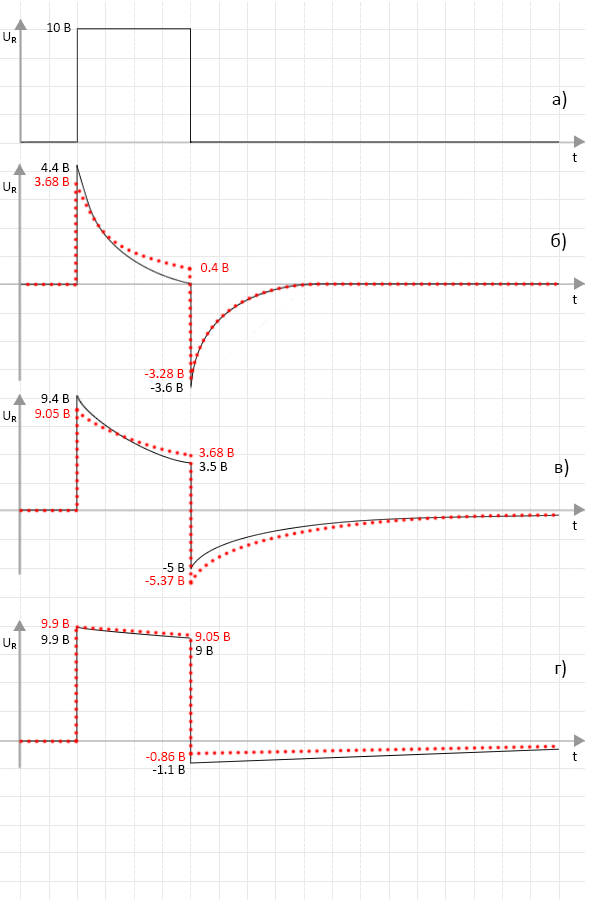
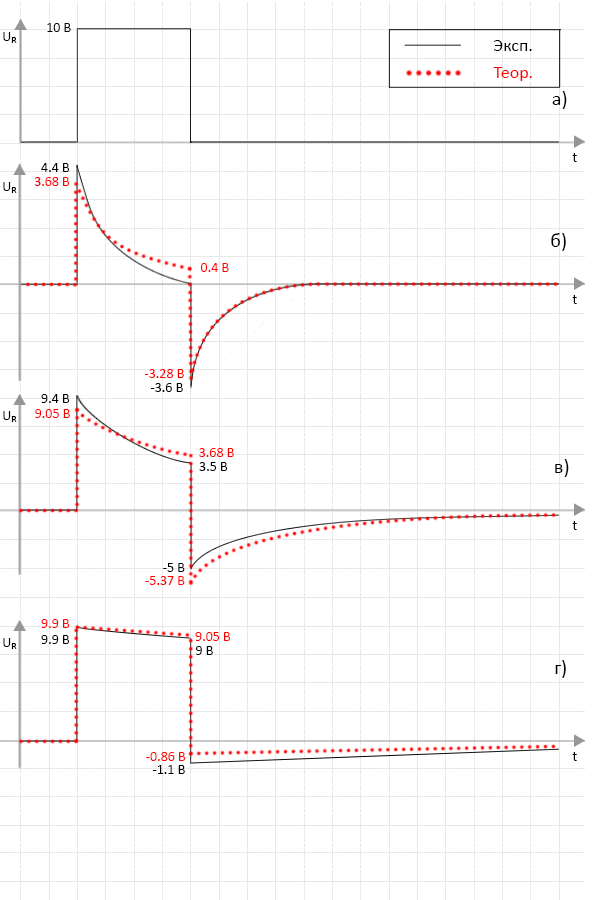
Layers edited between the first and the second 593×900 image:
added layer "Эксп." in group "Группа 2" over [493, 40, 532, 51]
added layer "Теор." in group "Группа 2" over [493, 67, 532, 81]
added layer "Слой 52" in group "Группа 2" over [405, 69, 462, 77]
added layer "Слой 51" in group "Группа 2" over [404, 44, 461, 46]
added layer "Слой 50" in group "Группа 2" over [388, 29, 561, 88]
